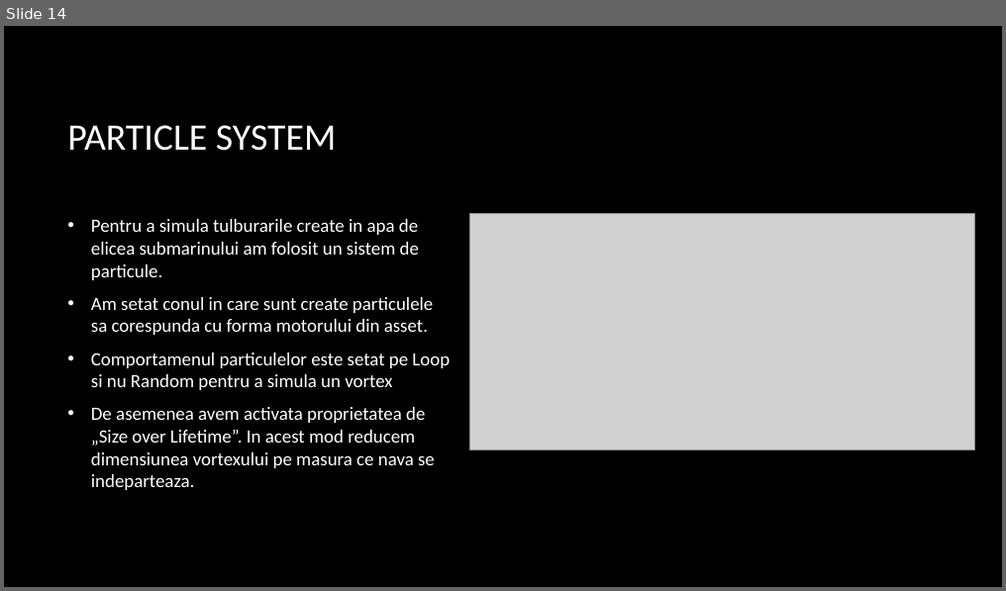
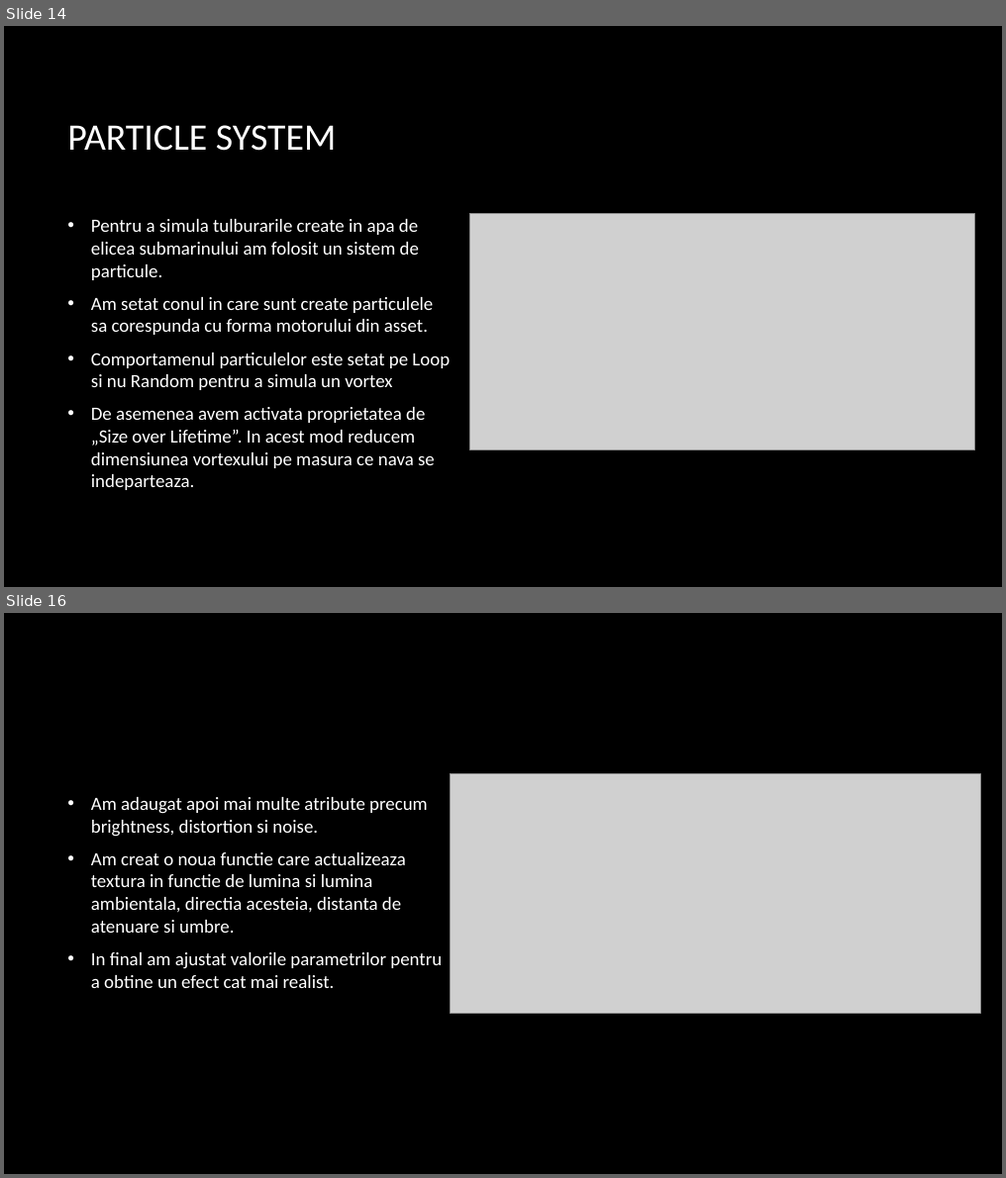
Before and after one commit to AntonVonDelta/ProiectPAS, a slide deck: Prezentare/OceanExploration.pptx. Shown one above the other, each under a label of ours: slide 14 before the commit, slides 14 and 16 after it; the slides between them are not shown. The pictures are 1006x591 and 1006x1178 pixels, drawn with LibreOffice and Linux fonts; fonts in the diff are those of the drawing; grey boxes stand for pictures; background and template pictures are left out. Boxes give left, top, right and bottom in pixels: in the first picture for what was removed or moved away, otherwise in the second. Text is boxed around its words. In the diff, an @@ line names an element or a change of style, - is before the commit and + after.

```diff
--- a/Prezentare/OceanExploration.pptx
+++ b/Prezentare/OceanExploration.pptx
@@ slide 16 added at (x1=4, y1=613, x2=1002, y2=1174), background picture (left out) @@
@@ picture added at (x1=450, y1=774, x2=980, y2=1014) @@
@@ text added at (x1=91, y1=797, x2=442, y2=988), 18 pt, text #FFFFFF @@
+• Am adaugat apoi mai multe atribute precum brightness, distortion si noise.
+• Am creat o noua functie care actualizeaza textura in functie de lumina si lumina ambientala, directia acesteia, distanta de atenuare si umbre.
+• In final am ajustat valorile parametrilor pentru a obtine un efect cat mai realist.
```
Also in this commit, not shown: 1 other slide added, 6 other files.
